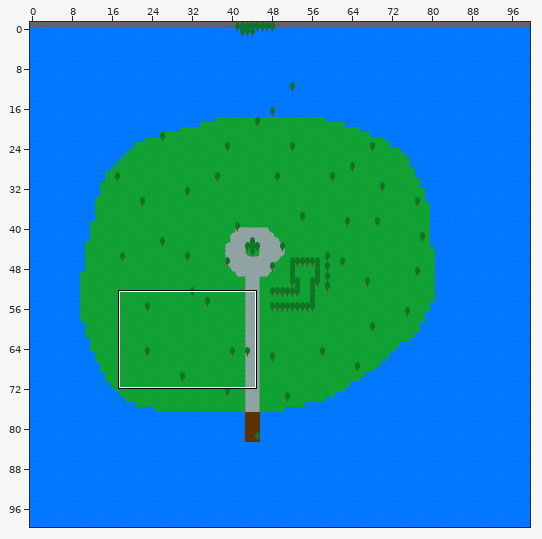
Tiled map (JSON), stored at maps/island-map.json. Above: a wide view before the commit, with the close-up outlined.
Close-up. Before the edit:
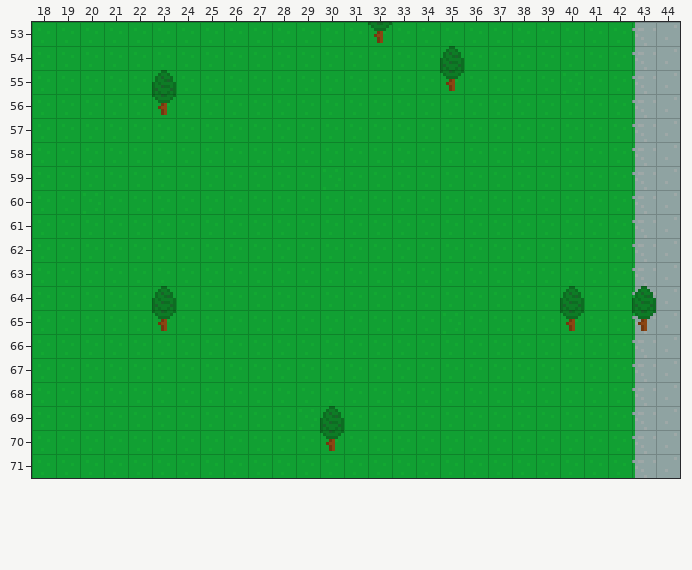
Cells are 8x8 px. Shown: x 18..44, y 53..71. The commit also changed other parts of the map, which this record leaves out.
Once edited:
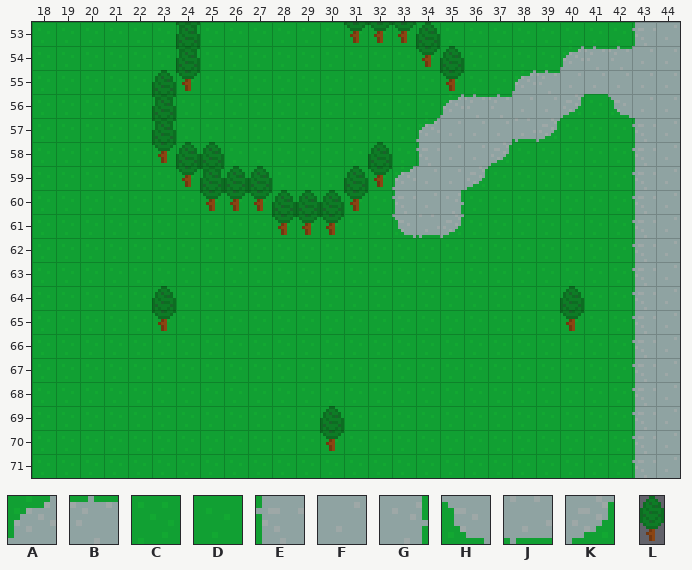
Key: from "Tilemap": A 3, B 4, C 6, D 9, E 11, F 12, G 13, H 19, J 20, K 21; from "Tree": L 0.
_ is an empty cell.
Objects are placed by their top-left corner, in cells (3,4 is the top-left corner of cell 3,4); size is 1x1 cell unless given.
Change:
Layer "Tile Layer 1":
y 54: x 40..43 DDDE -> ABBF
y 55: x 38..43 DDCDDE -> ABFFFF
y 56: x 35..40 DDDDDD -> ABBFFK; x 42..43 DE -> HF
y 57: x 34..39 DDDDDD -> AFFFJK
y 58: x 34..37 DDDD -> EFFK
y 59: x 33..36 DDDD -> AFFK
y 60: x 33..35 DDD -> EFG
y 61: x 33..35 DDD -> HJK
Layer "Object Layer 1":
added: L at 31,52 size 1x2
added: L at 24,52 size 1x2
added: L at 33,52 size 1x2
added: L at 24,53 size 1x2
added: L at 34,53 size 1x2
added: L at 24,54 size 1x2
added: L at 23,56 size 1x2
added: L at 23,57 size 1x2
added: L at 24,58 size 1x2
added: L at 25,58 size 1x2
added: L at 32,58 size 1x2
added: L at 25,59 size 1x2
added: L at 26,59 size 1x2
added: L at 27,59 size 1x2
added: L at 31,59 size 1x2
added: L at 28,60 size 1x2
added: L at 29,60 size 1x2
added: L at 30,60 size 1x2
removed: L at 43,64 size 1x2
Boxes around the changes in both close-ups, in picture pixels (x1, y1, x2, y2):
changed: (152, 22, 656, 238)
removed: (632, 286, 656, 331)
